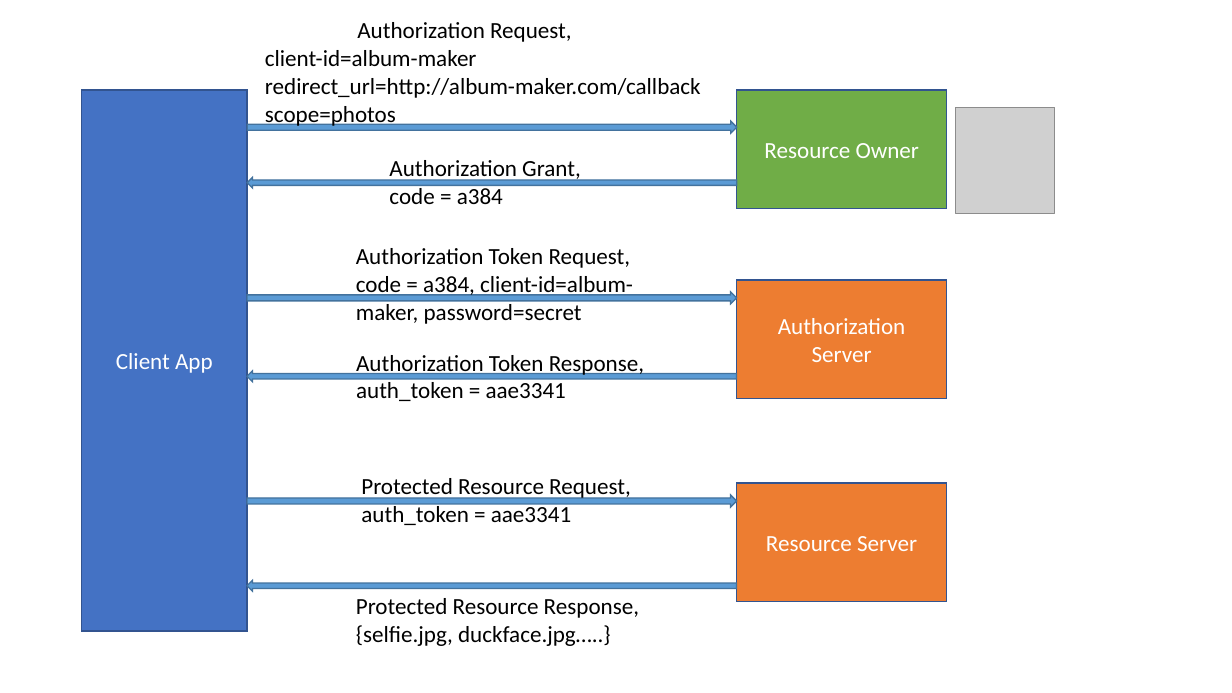
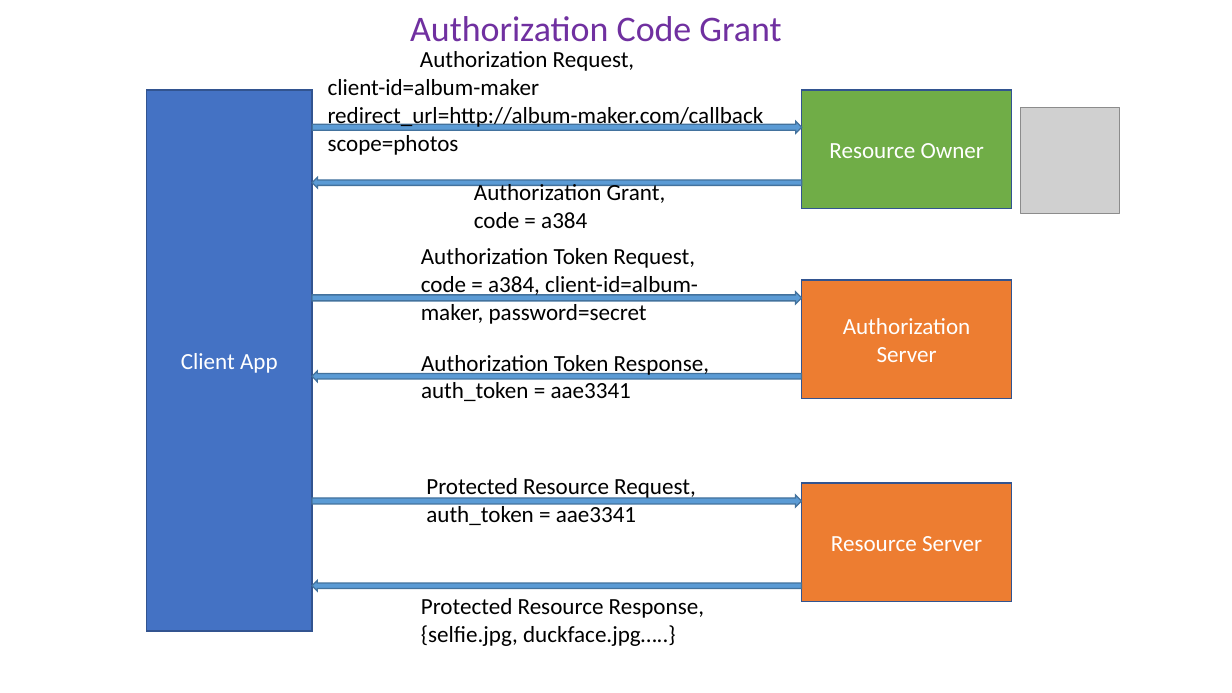
Before and after one commit to balajivijayan/oauth2, a slide deck: slide 6 of OAuth2.pptx. Drawn at 1232x693 pixels with LibreOffice and Linux fonts; fonts in the diff are those of the drawing; grey boxes stand for pictures. Boxes give left, top, right and bottom in pixels: in the first picture for what was removed or moved away, otherwise in the second. Text is boxed around its words. In the diff, an @@ line names an element or a change of style, - is before the commit and + after.

```diff
--- a/OAuth2.pptx
+++ b/OAuth2.pptx
@@ text added at (x1=410, y1=16, x2=781, y2=42), 28 pt, text #7030A0 @@
+Authorization Code Grant
@@ text "Authorization Request," moved from (x1=265, y1=22, x2=701, y2=128) to (x1=328, y1=51, x2=764, y2=155) @@
@@ text "Authorization Grant," moved from (x1=389, y1=160, x2=581, y2=204) to (x1=474, y1=181, x2=666, y2=228) @@
@@ 4 texts, 4 rectangles, 3 right arrows, 3 left arrows, 1 picture moved together from (x1=81, y1=90, x2=1055, y2=646) to (x1=147, y1=90, x2=1119, y2=646) @@
```
Also in this commit, not shown: 2 other slides changed, 4 slides added.
